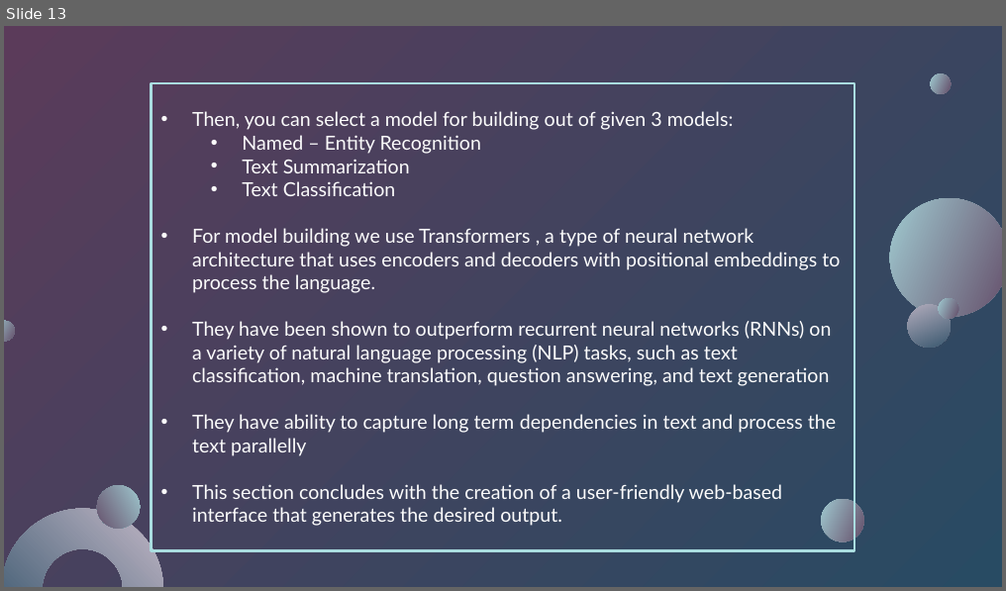
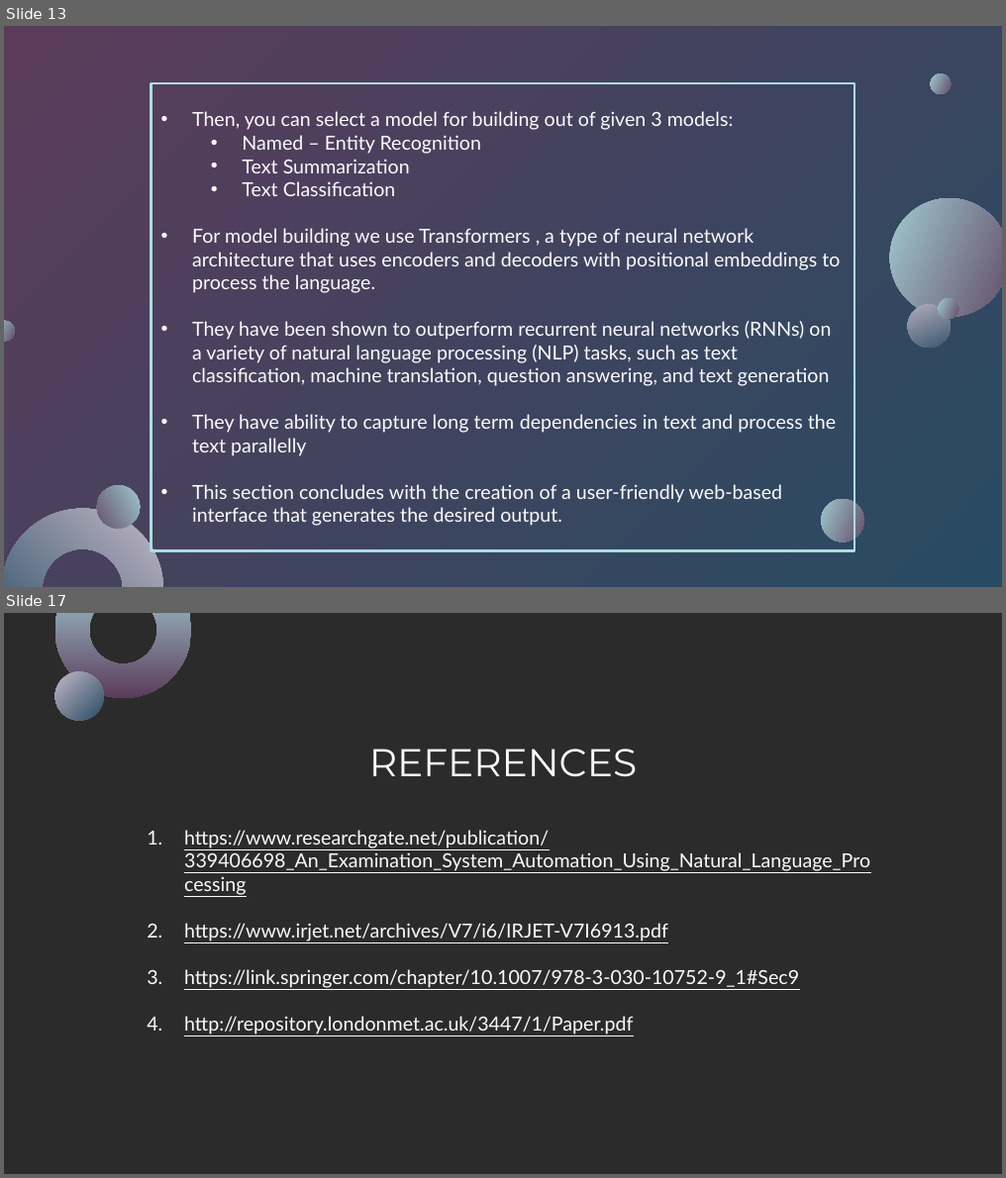
Before and after one commit to Naveen-004/NLP-assist, a slide deck: assets/NLP assist v5.pptx. Shown one above the other, each under a label of ours: slide 13 before the commit, slides 13 and 17 after it; the slides between them are not shown. The pictures are 1006x591 and 1006x1178 pixels, drawn with LibreOffice and Linux fonts; fonts in the diff are those of the drawing; background and template pictures are left out; a plain dark background stands for a picture behind light text. Boxes give left, top, right and bottom in pixels: in the first picture for what was removed or moved away, otherwise in the second. Text is boxed around its words. In the diff, an @@ line names an element or a change of style, - is before the commit and + after.

```diff
--- a/assets/NLP assist v5.pptx
+++ b/assets/NLP assist v5.pptx
@@ slide 17 added at bbox=[4, 613, 1002, 1174], background picture (left out) @@
@@ donut added at bbox=[54, 613, 190, 698], fill gradient #AADDE0 to #5B3B5A @@
@@ ellipse added at bbox=[54, 671, 104, 721], fill gradient #C4B9C8 to #284B63 @@
@@ title added at bbox=[369, 749, 637, 777], 28 pt, text #FBFBFB @@
+REFERENCES
@@ text added at bbox=[184, 830, 870, 1035], 14 pt, text #FBFBFB, underline @@
+1. https://www.researchgate.net/publication/339406698_An_Examination_System_Automation_Using_Natural_Language_Processing
+2. https://www.irjet.net/archives/V7/i6/IRJET-V7I6913.pdf
+3. https://link.springer.com/chapter/10.1007/978-3-030-10752-9_1#Sec9
+4. http://repository.londonmet.ac.uk/3447/1/Paper.pdf
```
Also in this commit, not shown: 1 slide changed, 3 other slides added, 2 other files.
